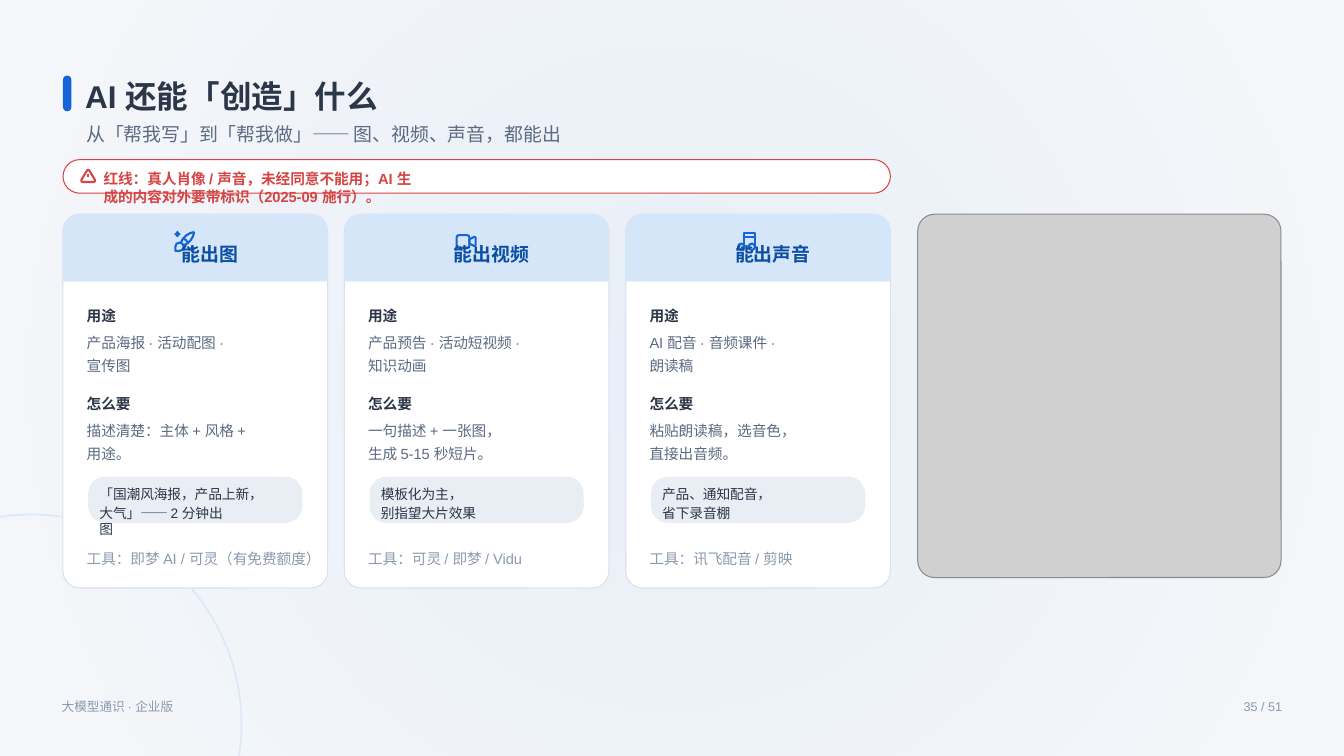
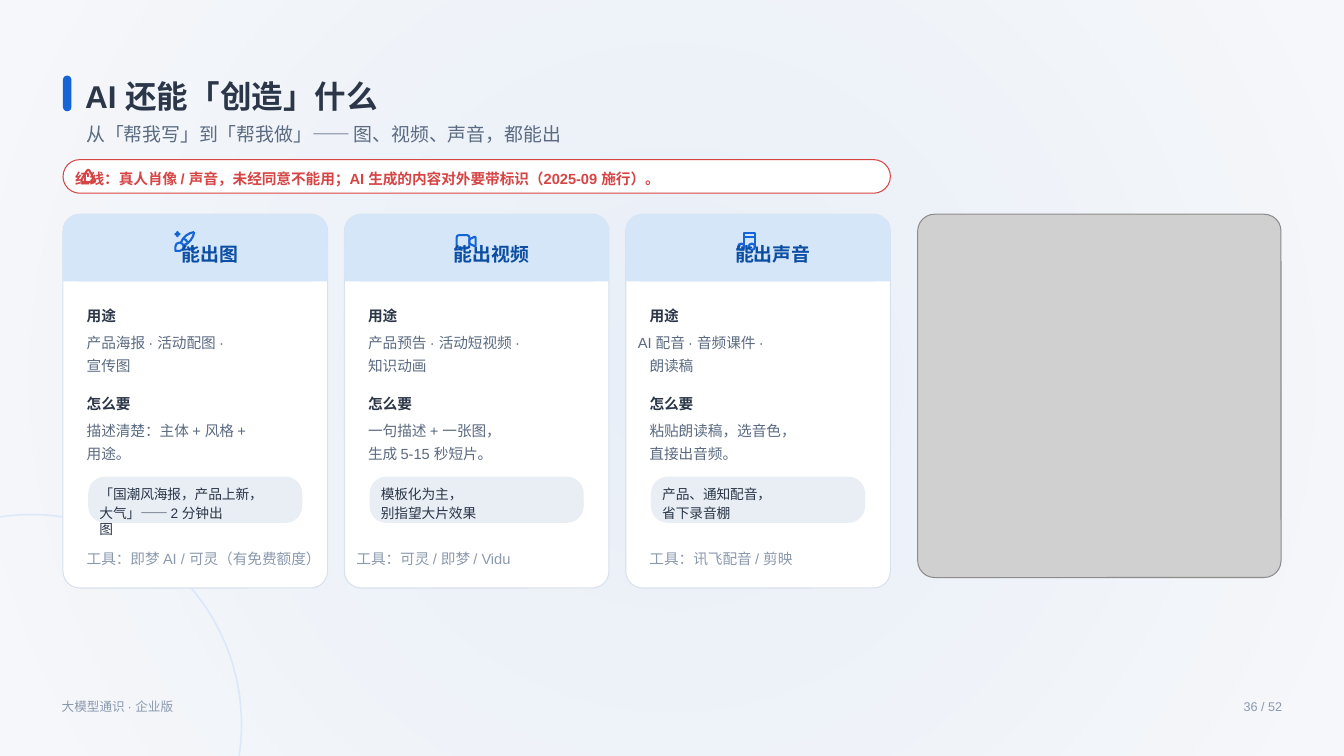
Before and after one commit to swift3000/qiyepinpeixun, a slide deck: slide 36 of 企业AI培训_交付包/初级课程_完整交付包/03_PPT课件/通用基础_PPT1_v3.pptx (slide 35 before the commit). Drawn at 1344x756 pixels with LibreOffice and Linux fonts; fonts in the diff are those of the drawing; grey boxes stand for pictures. Boxes give left, top, right and bottom in pixels: in the first picture for what was removed or moved away, otherwise in the second. Text is boxed around its words. In the diff, an @@ line names an element or a change of style, - is before the commit and + after.

```diff
--- a/企业AI培训_交付包/初级课程_完整交付包/03_PPT课件/通用基础_PPT1_v3.pptx
+++ b/企业AI培训_交付包/初级课程_完整交付包/03_PPT课件/通用基础_PPT1_v3.pptx
@@ text "红线：真人肖像 / 声音，未经同意不能用；AI 生成的内容对外要带标识（2025-09 施行）。" rewrapped from [104, 171, 412, 204] to [75, 170, 659, 187] @@
@@ text "AI 配音 · 音频课件 ·": place and size @@
-text "AI 配音 · 音频课件 ·" at [650, 335, 767, 349]
+text "AI 配音 · 音频课件 ·" at [638, 335, 755, 349]
@@ text "工具：可灵 / 即梦 / Vidu": place and size @@
-text "工具：可灵 / 即梦 / Vidu" at [368, 552, 522, 565]
+text "工具：可灵 / 即梦 / Vidu" at [356, 552, 511, 565]
@@ text at [1244, 702, 1282, 711]: text changed @@
-35 / 51
+36 / 52
```
Also in this commit, not shown: 41 other slides changed, 1 slide added.
